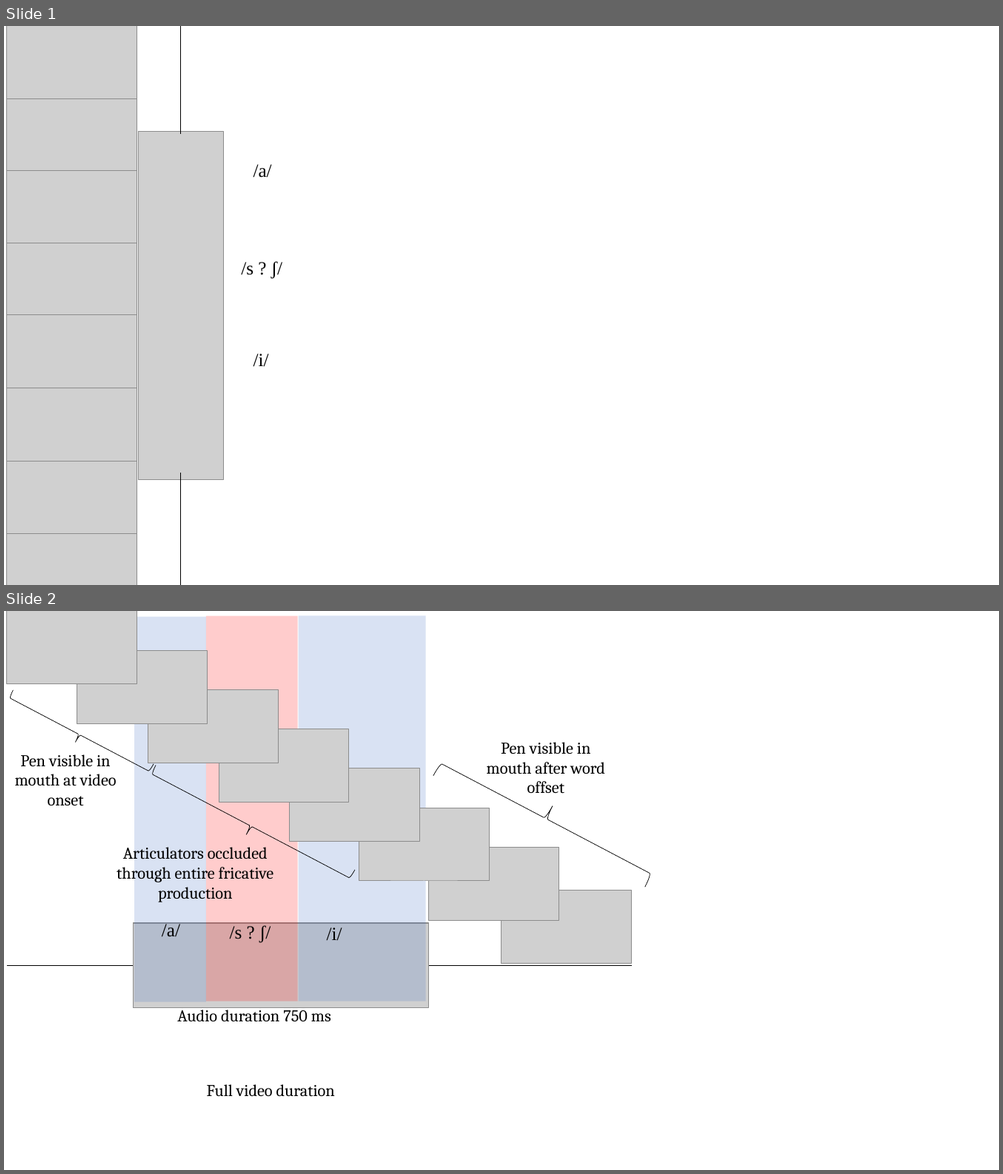
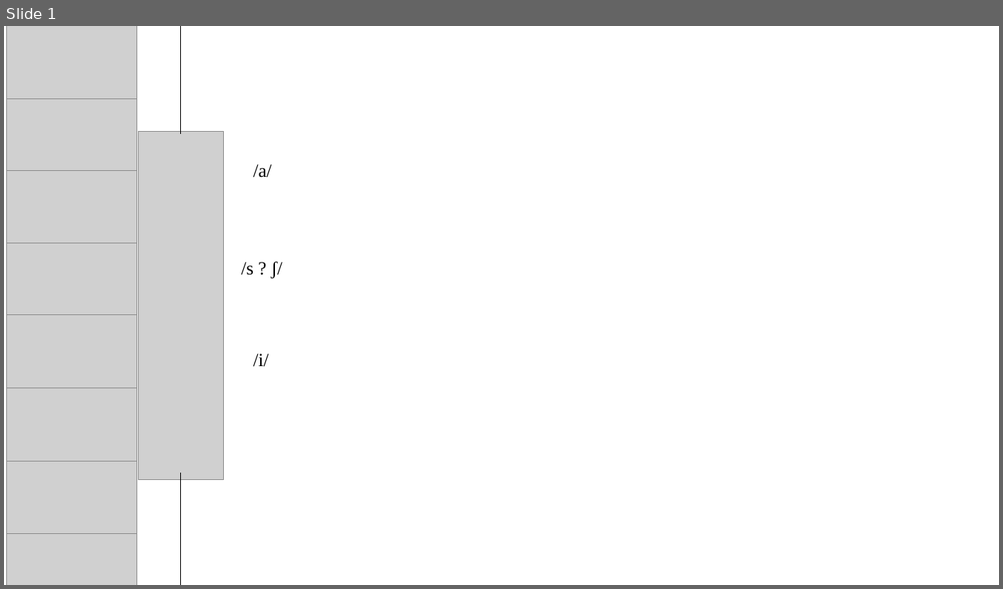
Before and after one commit to hlplab/Causal_Inference_in_Speech_Perception, a slide deck: figures/Occluder_figure.pptx. Shown one above the other, each under a label of ours: slides 1 and 2 before the commit, slide 1 after it. The pictures are 1003x1174 and 1003x589 pixels, drawn with LibreOffice and Linux fonts; fonts in the diff are those of the drawing; grey boxes stand for pictures. Boxes give left, top, right and bottom in pixels: in the first picture for what was removed or moved away, otherwise in the second. Text is boxed around its words. In the diff, an @@ line names an element or a change of style, - is before the commit and + after.

```diff
--- a/figures/Occluder_figure.pptx
+++ b/figures/Occluder_figure.pptx
@@ slide 2 removed at bbox=[4, 611, 999, 1170], background #FFFFFF @@
@@ picture removed at bbox=[7, 611, 136, 684] @@
@@ rectangle removed at bbox=[134, 617, 206, 1002] @@
@@ rectangle removed at bbox=[206, 616, 298, 1002] @@
@@ rectangle removed at bbox=[298, 615, 426, 1001] @@
@@ picture removed at bbox=[77, 650, 207, 723] @@
@@ right brace removed at bbox=[5, 690, 153, 779] @@
@@ picture removed at bbox=[148, 690, 278, 763] @@
@@ picture removed at bbox=[219, 729, 349, 802] @@
@@ text removed at bbox=[486, 742, 605, 794] @@
-Pen visible in mouth after word offset
@@ text removed at bbox=[15, 751, 116, 806] @@
-Pen visible in mouth at video onset
@@ right brace removed at bbox=[147, 766, 355, 887] @@
@@ right brace removed at bbox=[433, 750, 659, 887] @@
@@ picture removed at bbox=[290, 769, 420, 842] @@
@@ picture removed at bbox=[359, 808, 489, 881] @@
@@ text removed at bbox=[116, 847, 274, 903] @@
-Articulators occluded through entire fricative production
@@ picture removed at bbox=[429, 848, 558, 920] @@
@@ picture removed at bbox=[502, 891, 632, 964] @@
@@ picture removed at bbox=[133, 923, 429, 1008] @@
@@ text removed at bbox=[162, 923, 180, 937] @@
-/a/
@@ text removed at bbox=[230, 925, 270, 943] @@
-/s ? ʃ/
@@ text removed at bbox=[327, 928, 342, 940] @@
-/i/
@@ line removed from (7, 966) to (632, 966) @@
@@ text removed at bbox=[177, 1006, 331, 1022] @@
-Audio duration 750 ms
@@ text removed at bbox=[207, 1085, 335, 1097] @@
-Full video duration
```
Also in this commit, not shown: 1 slide added.
